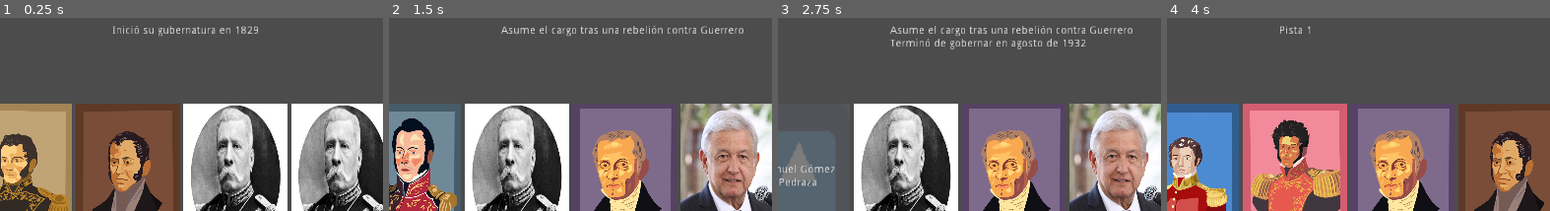
Above: before the commit, frames 1-4 (left to right).
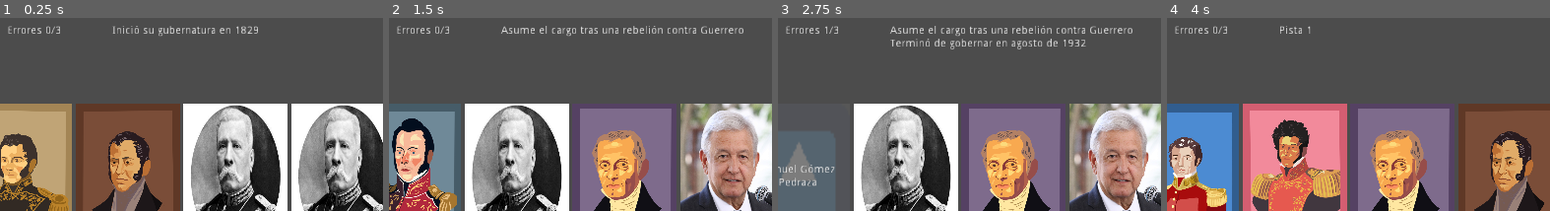
Above: after the commit, the same moments.

Repository: BryanWi/AdivinaQuien
Game: Godot game, scene res://game/Game.tscn
Two runs of this game, one before a commit and one after it. Both use one fixed random seed, a clock stepped at 60 frames per second and the inputs below. The engine's default icon, where the game draws it, is replaced by a stand-in: a white triangle on a blue panel in a dark square.
Inputs (mouse positions are % of the whole screen's width and height, from its top left):
- Up to frame 1 (0.25 s): no input
- Up to frame 2 (1.5 s): click "Nuevo Juego" at 0.5 s; click "Nuevo Juego" at 1.25 s
- Up to frame 3 (2.75 s): click (8, 41) at 2 s
- Up to frame 4 (4 s): click (22, 41) at 2.75 s; click (36, 41) at 3.5 s
The pictures show only the part of the screen within x 5-55%, y 0-50%; the shares and areas given below are measured in that part.

The runs differ from the first frame. In frame 1, 0.2% of the frame differs, in the area x 2-16%, y 4-9%; in frame 2, 0.2%; in frame 3, 0.2%; in frame 4, 0.2%.

Commit message:
Label que muestra cantidad de errores actuales

Diff:
--- a/game/Game.gd
+++ b/game/Game.gd
@@ -137,6 +137,7 @@
 	errores = 0
 	n_pista = 0
 	pistas = []
+	$Error_Label.text = "Errores "+str(errores)+"/3"
 
 	for item in $Tablero.get_children():
 		item.queue_free()
@@ -176,6 +177,7 @@
 	else:
 		print("incorrecto")
 		errores += 1
+		$Error_Label.text = "Errores "+str(errores)+"/3"
 		if errores == 3:
 			game_lost()
 			return
--- a/game/Game.tscn
+++ b/game/Game.tscn
@@ -41,4 +41,12 @@
 
 [node name="AudioStreamPlayer" type="AudioStreamPlayer" parent="."]
 
+[node name="Error_Label" type="Label" parent="."]
+margin_left = 39.0
+margin_top = 20.0
+margin_right = 182.0
+margin_bottom = 86.0
+text = "Errores #/#"
+align = 1
+
 [connection signal="button_down" from="NuevoJuego" to="." method="_on_NuevoJuego_button_down"]
